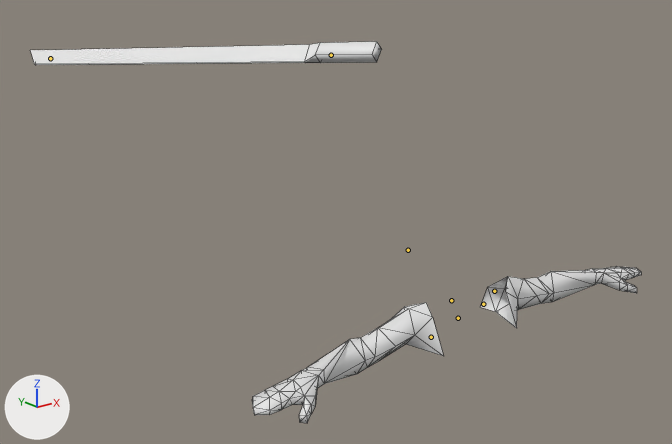
One commit to the FBX model Assets/Player/Animations/blockD.fbx: the scene before it, then after it.
Both versions are drawn from a 50 mm camera at (-2.26, -2.09, 2.78) aimed at (-0.2, 0.5, 1.75). Lighting does not change. The marker at lower left points along +X, +Y and +Z. The older version comes first. Both versions are drawn at frame 12 of the action 'blockD'; the numbers are the values there. The bones that change, and the others that lie on the model, are drawn over the model as lines. Mesh edges are drawn as thin lines.

The first picture shows 'G8F', 'Katana'.
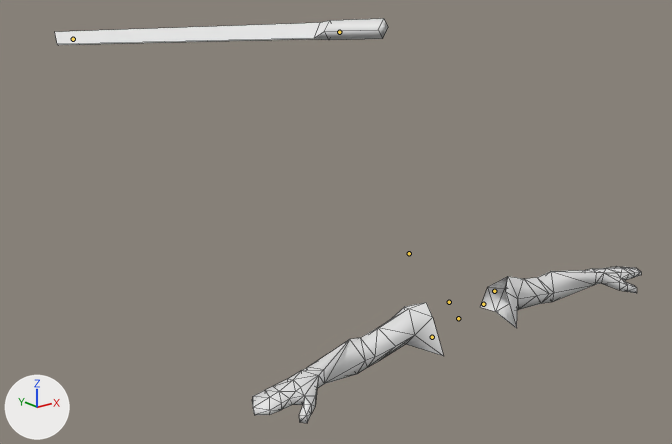
Pixel boxes (x1, y1, x2, y2) of what changed, in the pictures (672 x 444 px):
'Katana', posed (8% taller)
    before: (30, 41, 382, 65)
    after: (55, 19, 388, 45)
bone 'arm_r', root to tip
    before: (431, 337) to (431, 336)
    after: (432, 337) to (431, 336)
bone 'forearm_r', root to tip
    before: (451, 300) to (451, 300)
    after: (449, 302) to (449, 301)
bone 'hand_r', root to tip
    before: (408, 250) to (407, 249)
    after: (409, 253) to (409, 252)

The change, as a diff of the scene's bpy script:
```diff
--- a/Assets/Player/Animations/blockD.fbx.py
+++ b/Assets/Player/Animations/blockD.fbx.py
@@ bone_clavicle_r @@
 bone_clavicle_r = bpy.data.objects['Armature'].pose.bones['clavicle_r']  # child of 'chest'
-bone_clavicle_r.rotation_quaternion = (0.245, 0.01, 0.968, -0.052)  # degrees (6, 152, 0)
+bone_clavicle_r.rotation_quaternion = (0.249, 0.013, 0.967, -0.044)  # degrees (5, 151, 0)
@@ bone_arm_r @@
 bone_arm_r = bpy.data.objects['Armature'].pose.bones['arm_r']  # child of 'clavicle_r'
-bone_arm_r.rotation_quaternion = (-0.133, -0.029, 0.719, 0.681)  # degrees (92, -9, -167)
+bone_arm_r.rotation_quaternion = (-0.147, -0.042, 0.721, 0.676)  # degrees (92, -9, -165)
@@ bone_forearm_r @@
 bone_forearm_r = bpy.data.objects['Armature'].pose.bones['forearm_r']  # child of 'arm_r'
-bone_forearm_r.rotation_quaternion = (0.799, -0.348, 0.49, 0.037)  # degrees (-62, 54, -29)
+bone_forearm_r.rotation_quaternion = (0.835, -0.316, 0.449, 0.034)  # degrees (-51, 50, -21)
@@ bone_hand_r @@
 bone_hand_r = bpy.data.objects['Armature'].pose.bones['hand_r']  # child of 'forearm_r'
-bone_hand_r.rotation_quaternion = (0.857, 0.099, 0.503, -0.059)  # degrees (13, 61, 0)
+bone_hand_r.rotation_quaternion = (0.856, 0.083, 0.507, -0.056)  # degrees (10, 61, -1)
```
